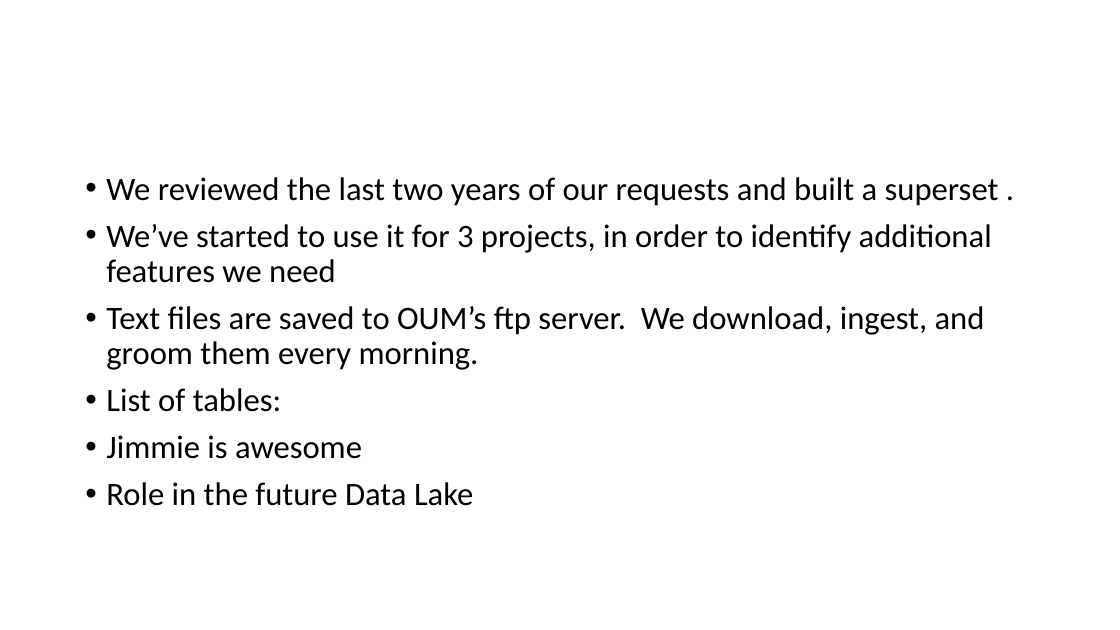
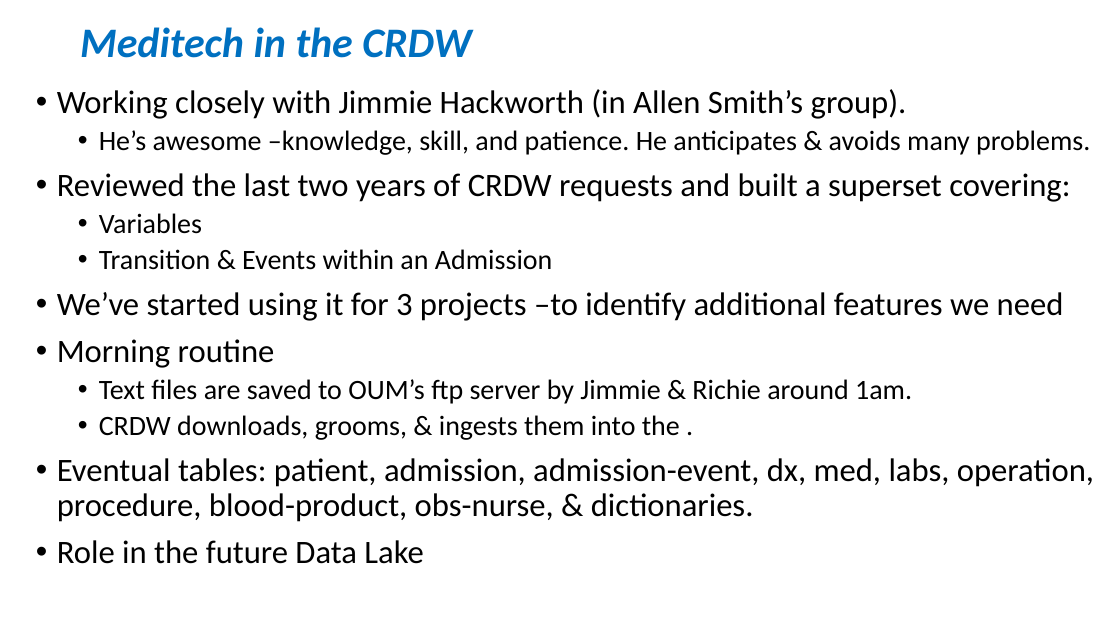
Before and after one commit to OuhscBbmc/prairie-outpost-public, a slide deck: slide 10 of publications/presentation-2020-12-ou-health/crdw-2020-12.pptx. Drawn at 1120x630 pixels with LibreOffice and Linux fonts; fonts in the diff are those of the drawing. Boxes give left, top, right and bottom in pixels: in the first picture for what was removed or moved away, otherwise in the second. Text is boxed around its words. In the diff, an @@ line names an element or a change of style, - is before the commit and + after.

Commit message:
omop & meditech slides
https://github.com/OuhscBbmc/prairie-outpost/issues/488

```diff
--- a/publications/presentation-2020-12-ou-health/crdw-2020-12.pptx
+++ b/publications/presentation-2020-12-ou-health/crdw-2020-12.pptx
@@ text added at <box>80,27,471,58</box>, 36 pt, text #0070C0, bold, italic @@
+Meditech in the CRDW
@@ text "Working closely with Jimmie Hackworth ...": place and size @@
-text "Working closely with Jimmie Hackworth ..." at <box>106,177,999,506</box>
+text "Working closely with Jimmie Hackworth ..." at <box>57,89,1094,564</box>
@@ text at <box>57,89,1094,522</box>: text changed @@
-• We reviewed the last two years of our requests and built a superset .
-• We’ve started to use it for 3 projects, in order to identify additional features we need
-• Text files are saved to OUM’s ftp server. We download, ingest, and groom them every morning.
-• List of tables:
-• Jimmie is awesome
+• Working closely with Jimmie Hackworth (in Allen Smith’s group).
+  • He’s awesome –knowledge, skill, and patience. He anticipates & avoids many problems.
+• Reviewed the last two years of CRDW requests and built a superset covering:
+  • Variables
+  • Transition & Events within an Admission
+• We’ve started using it for 3 projects –to identify additional features we need
+• Morning routine
+  • Text files are saved to OUM’s ftp server by Jimmie & Richie around 1am.
+  • CRDW downloads, grooms, & ingests them into the .
+• Eventual tables: patient, admission, admission-event, dx, med, labs, operation, procedure, blood-product, obs-nurse, & dictionaries.
```
Also in this commit, not shown: 1 slide added.
